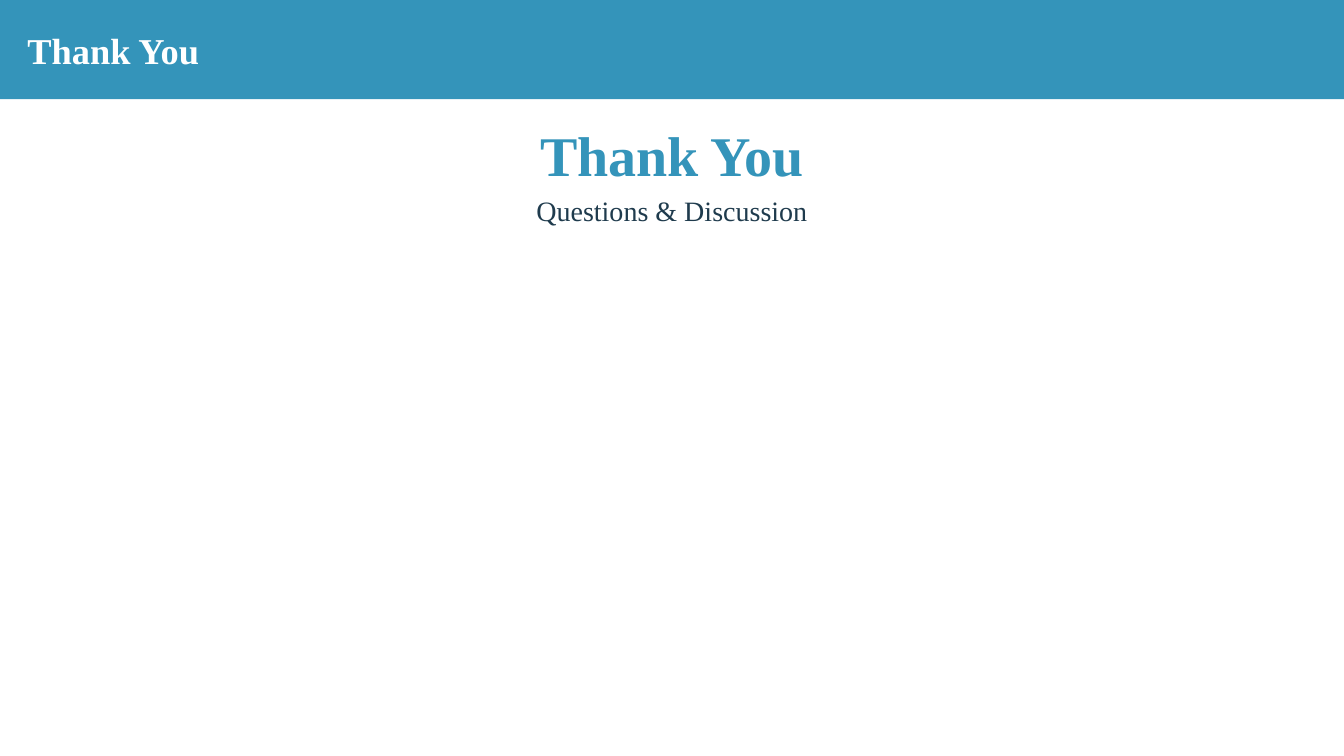
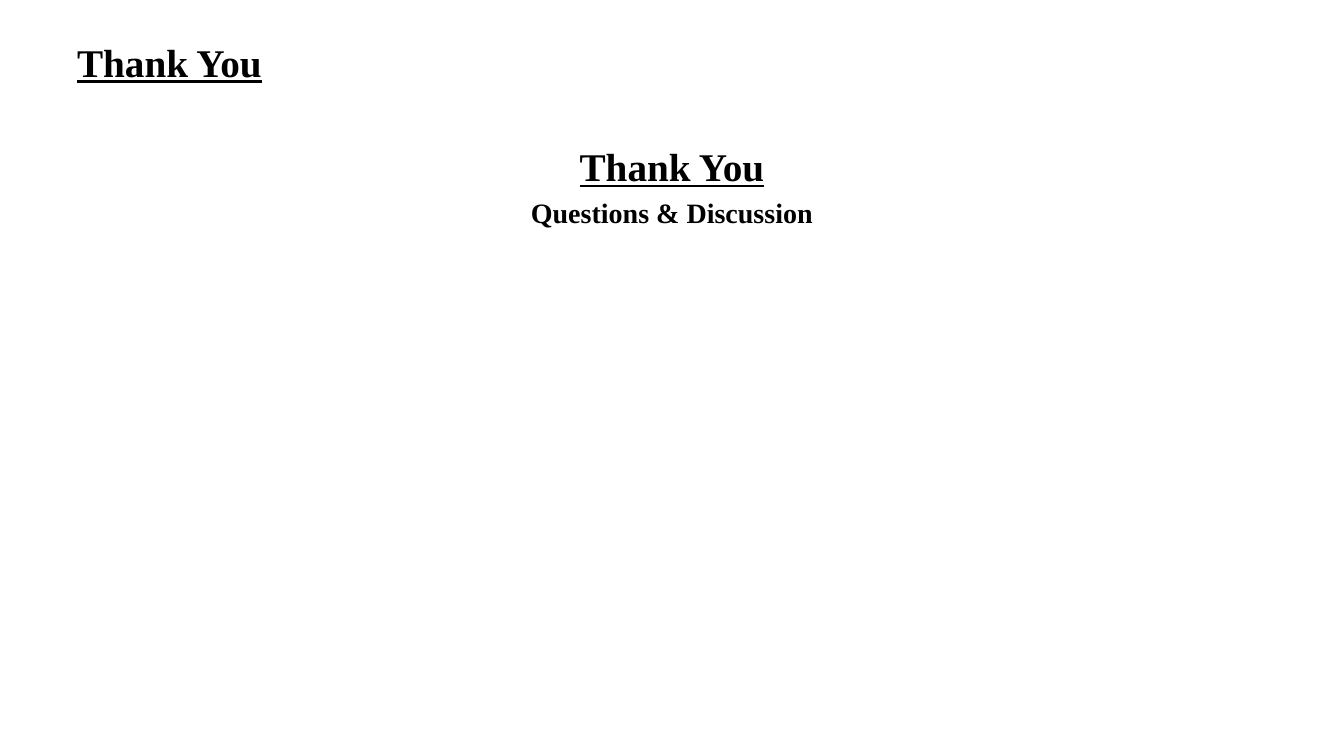
Before and after one commit to tejasdangodra786-byte/Dango-kiro, a slide deck: slide 34 of Mamta_Saini_Case_Conference.pptx. Drawn at 1344x756 pixels with LibreOffice and Linux fonts; fonts in the diff are those of the drawing. Boxes give left, top, right and bottom in pixels: in the first picture for what was removed or moved away, otherwise in the second. Text is boxed around its words. In the diff, an @@ line names an element or a change of style, - is before the commit and + after.

Commit message:
Reformat case-conference PPT: white bg, TNR headings 28pt bold underlined, sub-headings 20pt, content 14pt, all black

```diff
--- a/Mamta_Saini_Case_Conference.pptx
+++ b/Mamta_Saini_Case_Conference.pptx
@@ text "Thank You": place and size @@
-text "Thank You" at <box>0,0,1344,99</box>
+text "Thank You" at <box>77,49,261,83</box>
@@ text "Thank You" at <box>77,49,261,83</box>: size 26 to 28 pt, text colour #FFFFFF to #000000, underline on; vertical alignment middle to top; fill #3494BA to none @@
@@ text "Thank You": place and size @@
-text "Thank You" at <box>536,137,807,226</box>
+text "Thank You" at <box>531,153,813,228</box>
@@ text "Thank You" at <box>531,153,813,228</box>: size 40 to 28 pt, text colour #3494BA to #000000, underline on in "Thank You"; text colour #1F3B4D to #000000, bold on in "Questions & Discussion" @@
```
Also in this commit, not shown: 33 other slides changed.
